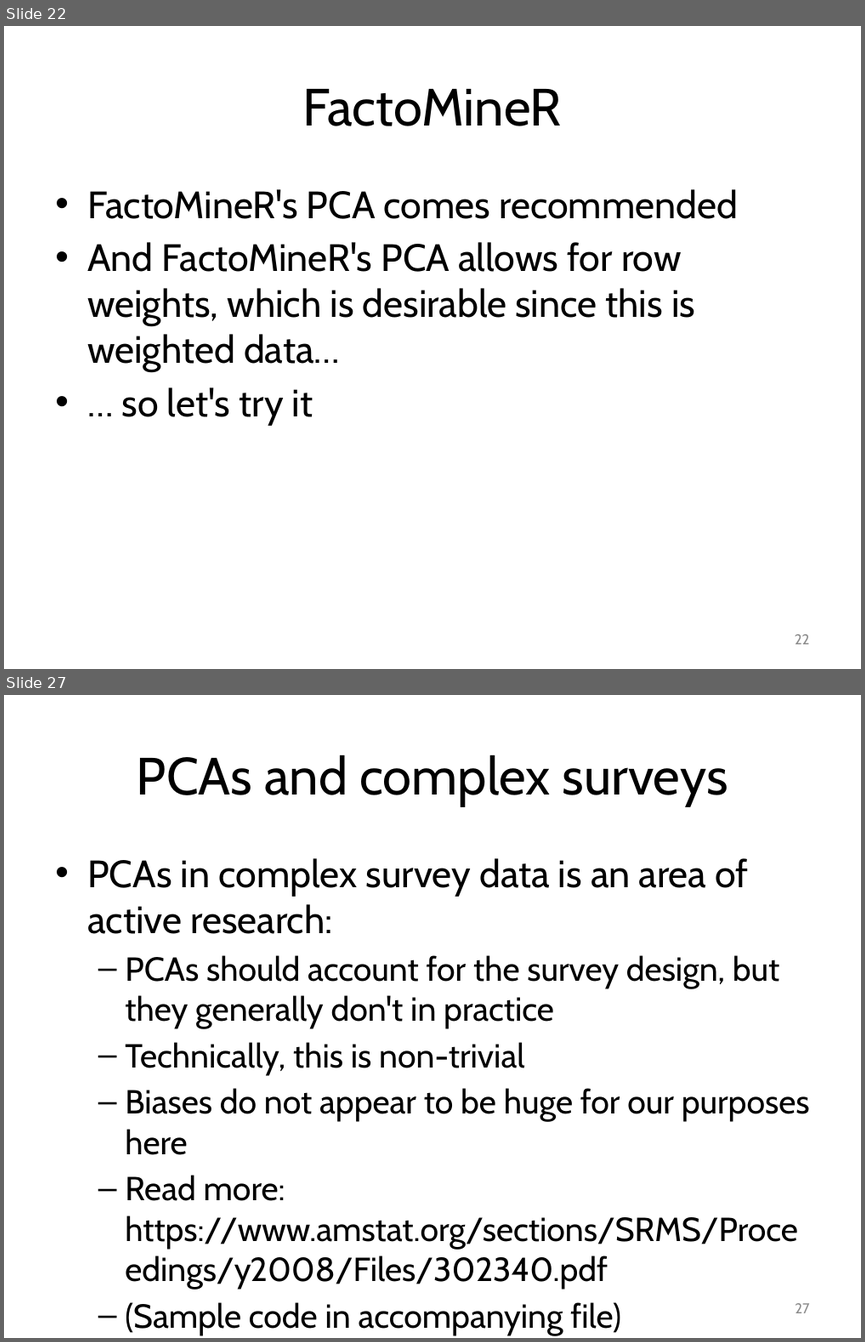
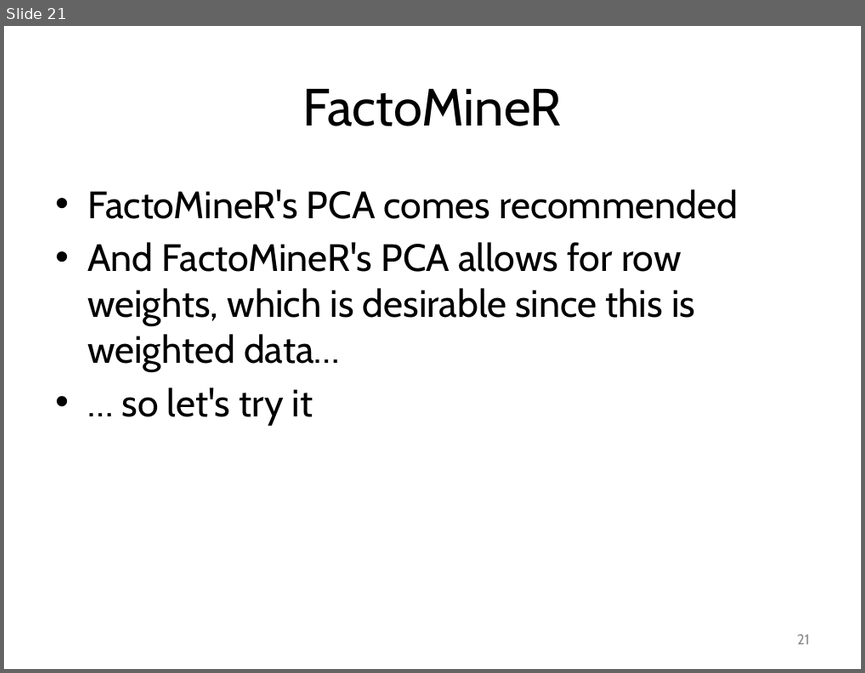
Before and after one commit to smooney27/RWorkshopSER2023, a slide deck: RWorkshopPart4-CaseStudy.pptx. Shown one above the other, each under a label of ours: slides 22 and 27 before the commit, slide 21 after it; the slides between them are not shown. The pictures are 865x1342 and 865x673 pixels, drawn with LibreOffice and Linux fonts; fonts in the diff are those of the drawing. Boxes give left, top, right and bottom in pixels: in the first picture for what was removed or moved away, otherwise in the second. Text is boxed around its words. In the diff, an @@ line names an element or a change of style, - is before the commit and + after.

```diff
--- a/RWorkshopPart4-CaseStudy.pptx
+++ b/RWorkshopPart4-CaseStudy.pptx
@@ slide 27 removed at box(4, 695, 861, 1338), background #FFFFFF @@
@@ title removed at box(137, 755, 728, 806) @@
-PCAs and complex surveys
@@ text removed at box(87, 858, 810, 1335) @@
-• PCAs in complex survey data is an area of active research:
-  – PCAs should account for the survey design, but they generally don't in practice
-  – Technically, this is non-trivial
-  – Biases do not appear to be huge for our purposes here
-  – Read more: https://www.amstat.org/sections/SRMS/Proceedings/y2008/Files/302340.pdf
-  – (Sample code in accompanying file)
@@ page number removed at box(794, 1303, 809, 1313) @@
-27
@@ what was slide 22 is now slide 21 @@
@@ page number at box(797, 634, 810, 644): text changed @@
-22
+21
```
Also in this commit, not shown: 6 slides changed, 3 other slides removed, 2 other files.
